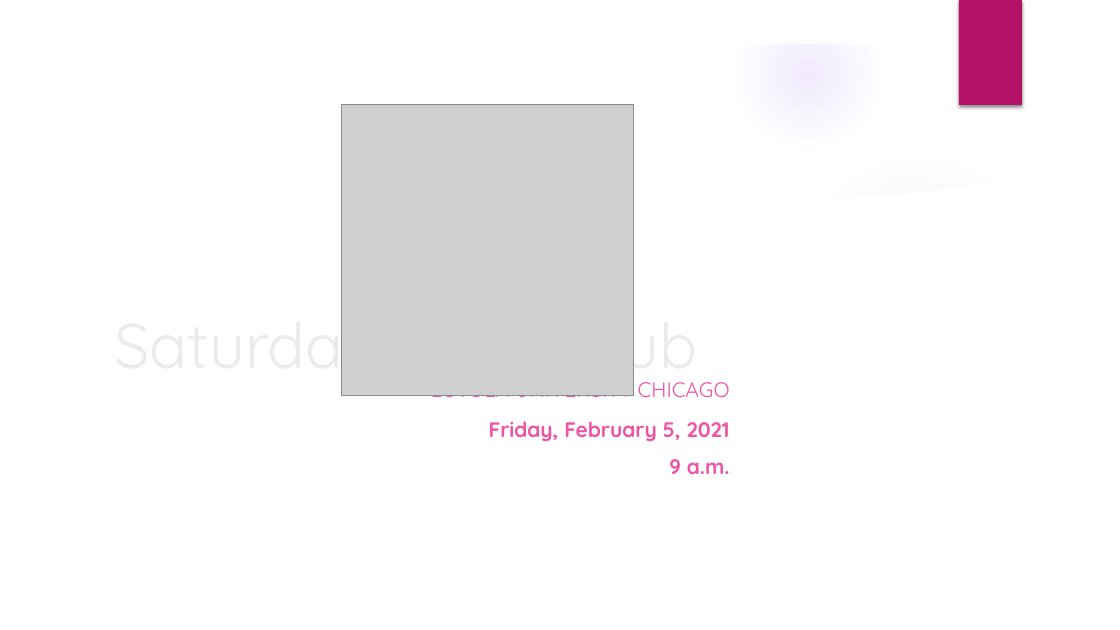
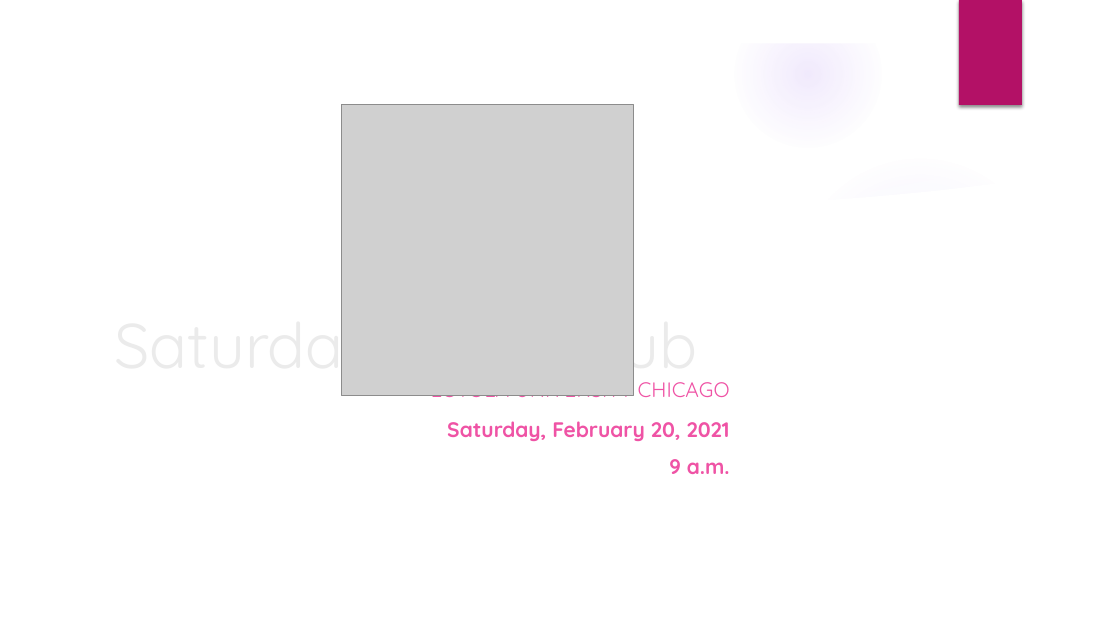
Before and after one commit to lgreco/SaturdayJavaClub, a slide deck: slide 1 of MS Office Files/opening screen.pptx. Drawn at 1120x630 pixels with LibreOffice and Linux fonts; fonts in the diff are those of the drawing; grey boxes stand for pictures; background and template pictures are left out. Boxes give left, top, right and bottom in pixels: in the first picture for what was removed or moved away, otherwise in the second. Text is boxed around its words. In the diff, an @@ line names an element or a change of style, - is before the commit and + after.

Commit message:
17MAR refresh

```diff
--- a/MS Office Files/opening screen.pptx
+++ b/MS Office Files/opening screen.pptx
@@ text "Saturday, February 20, 2021" moved from (x1=489, y1=421, x2=730, y2=474) to (x1=447, y1=421, x2=730, y2=474) @@
@@ text at (x1=447, y1=421, x2=730, y2=441): text changed @@
-Friday, February 5, 2021
+Saturday, February 20, 2021
```
